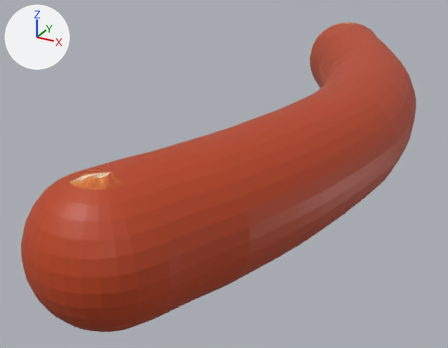
What one commit did to the Blender file blender/salchicha.blend.
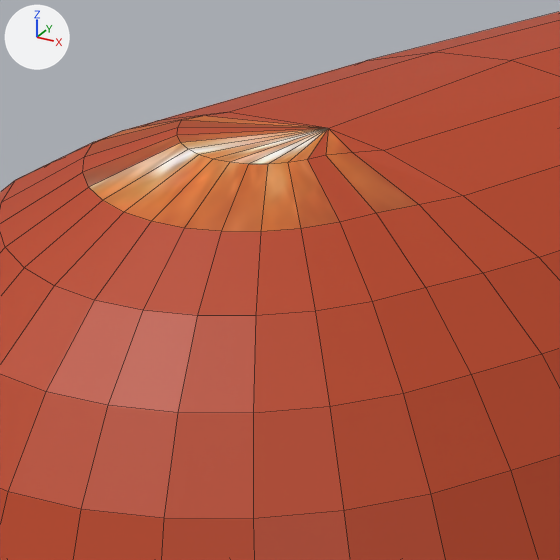
Old and new are each drawn whole from a camera (50 mm lens) standing at (4.34, -5.02, 3.79) and looking at (-0.79, 4.3, -0.87) and again close up on the part from 12% to 34% of the width and 43% to 71% of the height. Arrows for +X, +Y and +Z are at upper left; the lights stay in place. The close-ups show mesh edges as thin lines.
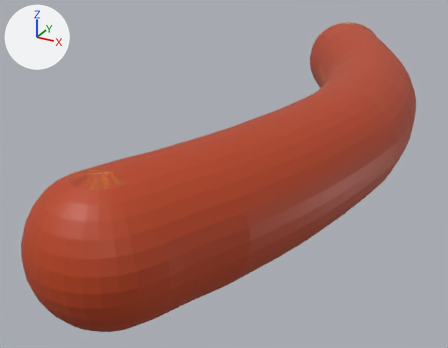
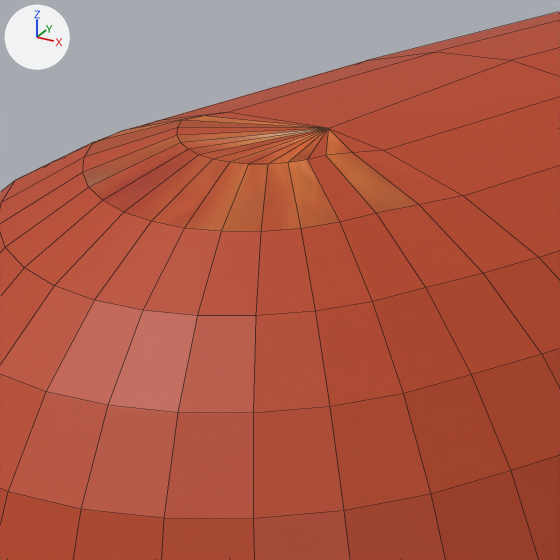
Where the change shows, as pixel boxes (x1, y1, x2, y2) in the close-ups (560 x 560 px):
part 1 of me_sphere, surface changed: (89, 128, 328, 232) in both

The edits, one by one:
me_sphere is used by ob_sphere; location (0.0, 0.0, 0.0).
me_sphere had 1013 vertices, 1040 faces, 3 loose edges and spanned x -1.61..2.25, y -1.0..11.66, z -1.05..1.01.
me_sphere now has 1012 vertices, 1040 faces, 2 loose edges and spans x -1.61..2.25, y -1.0..11.66, z -1.05..1.01.
me_sphere part 1: 16 kept faces spanning x -0.67..0.27, y -0.38..10.55, z 0.9..1.0 get new texture (UV) coordinates.
